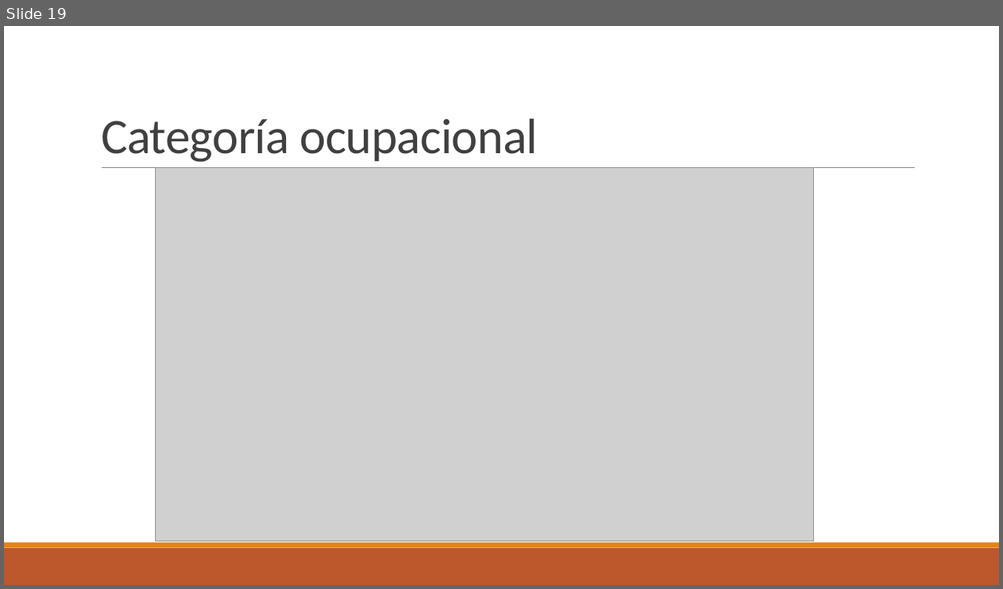
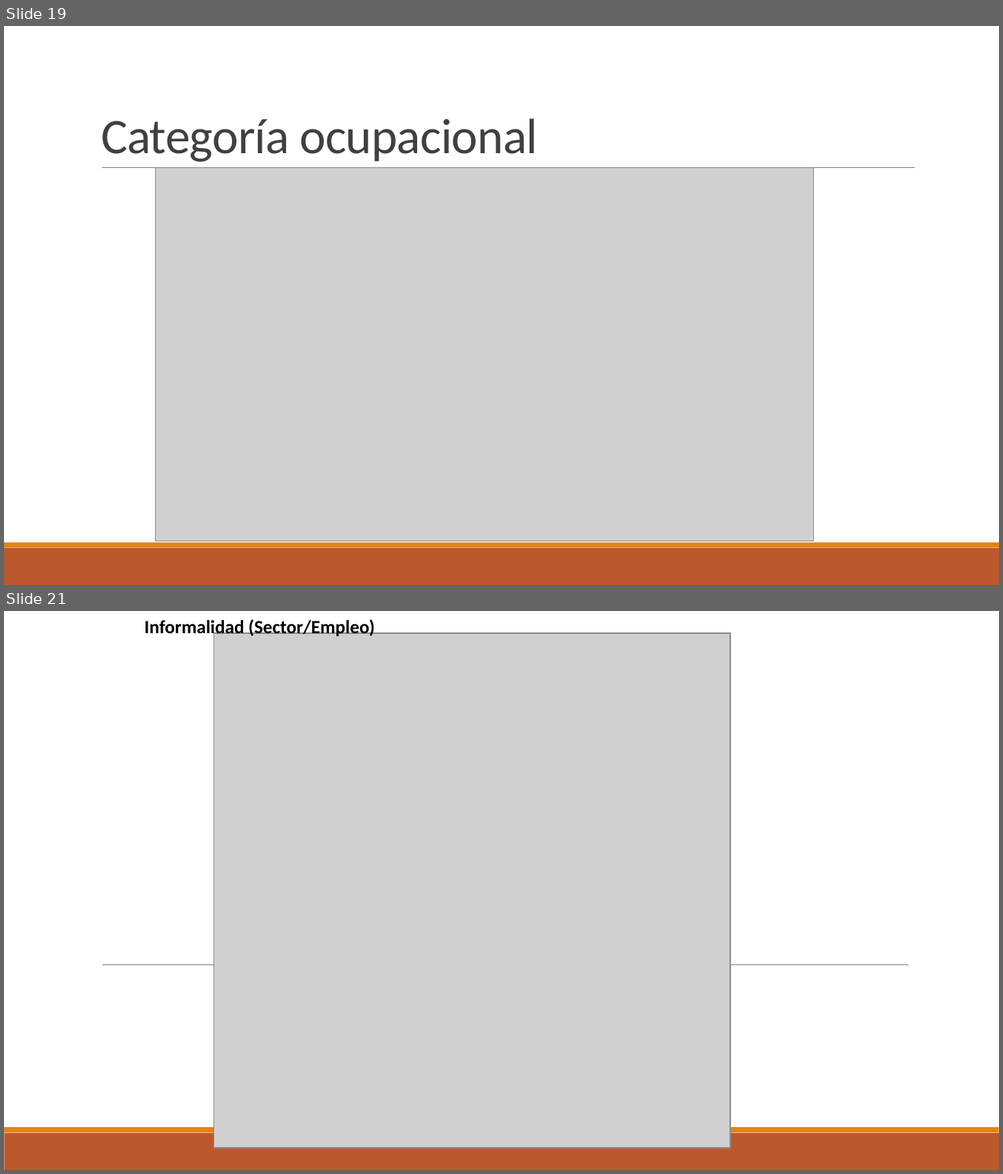
Before and after one commit to ceped-fce-uba/curso_aset, a slide deck: Clase 2 - EPH e Intro a Tidyverse/Presentación EPH.pptx. Shown one above the other, each under a label of ours: slide 19 before the commit, slides 19 and 21 after it; the slides between them are not shown. The pictures are 1003x589 and 1003x1174 pixels, drawn with LibreOffice and Linux fonts; fonts in the diff are those of the drawing; grey boxes stand for pictures. Boxes give left, top, right and bottom in pixels: in the first picture for what was removed or moved away, otherwise in the second. Text is boxed around its words. In the diff, an @@ line names an element or a change of style, - is before the commit and + after.

```diff
--- a/Clase 2 - EPH e Intro a Tidyverse/Presentación EPH.pptx
+++ b/Clase 2 - EPH e Intro a Tidyverse/Presentación EPH.pptx
@@ slide 21 added at (4,611,999,1170), background #FFFFFF; not listed: 2 template elements that a slide beside it also shows @@
@@ text added at (145,618,375,638), 18 pt, text #000000, bold @@
+Informalidad (Sector/Empleo)
@@ picture added at (213,633,730,1148) @@
@@ line added from (102, 965) to (908, 965), #808080 0.5 pt @@
```
Also in this commit, not shown: 1 slide changed, 3 other slides added, 48 other files.
